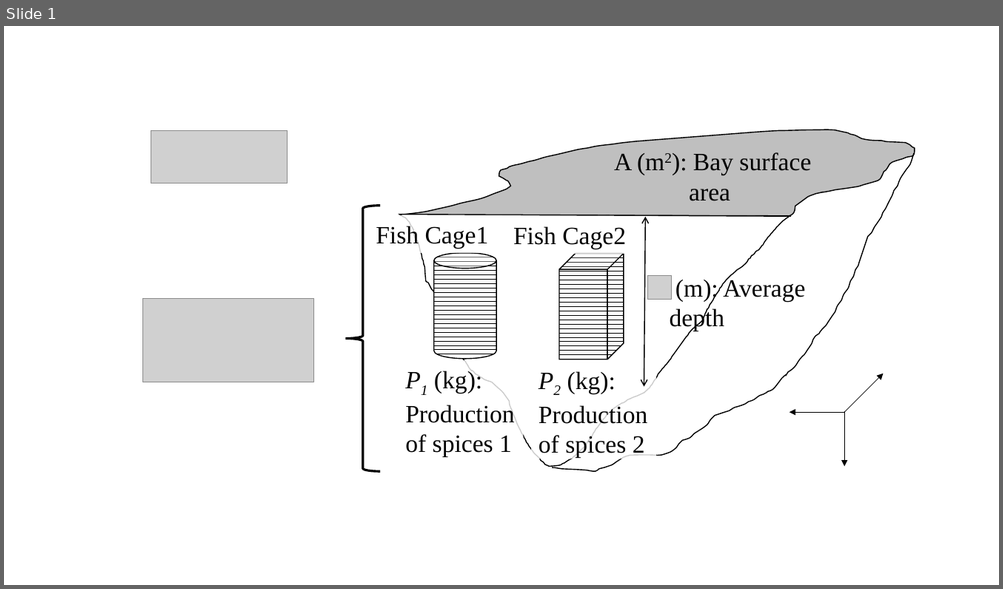
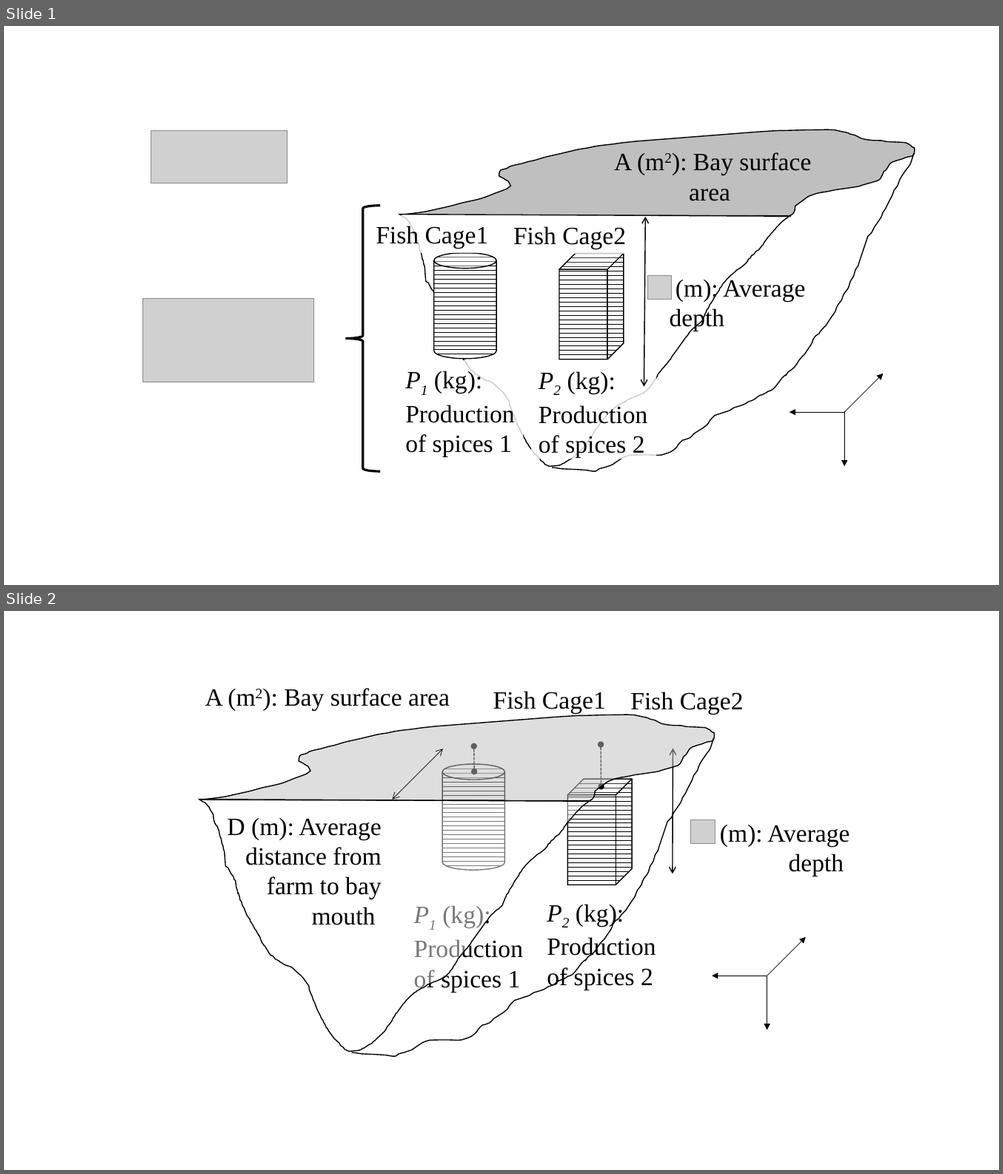
Before and after one commit to dlxiii/EAWOMEN2-2019, a slide deck: jsps/Presentation1.pptx. Shown one above the other, each under a label of ours: slide 1 before the commit, slides 1 and 2 after it. The pictures are 1003x589 and 1003x1174 pixels, drawn with LibreOffice and Linux fonts; fonts in the diff are those of the drawing; grey boxes stand for pictures. Boxes give left, top, right and bottom in pixels: in the first picture for what was removed or moved away, otherwise in the second. Text is boxed around its words. In the diff, an @@ line names an element or a change of style, - is before the commit and + after.

```diff
--- a/jsps/Presentation1.pptx
+++ b/jsps/Presentation1.pptx
@@ slide 2 added at [4, 611, 999, 1170], background #FFFFFF @@
@@ text added at [205, 688, 449, 710], 24 pt, text #000000 @@
+A (m2): Bay surface area
@@ rectangle added at [486, 681, 638, 718], fill #FFFFFF at 80% opacity, 24 pt, text #000000 @@
+Fish Cage1
@@ text added at [630, 692, 743, 714], 24 pt, text #000000 @@
+Fish Cage2
@@ freeform shape added at [196, 704, 719, 833], fill #BFBFBF at 50% opacity, outline #000000 1 pt @@
@@ freeform shape added at [352, 738, 714, 1057], outline #000000 1 pt @@
@@ double arrow added from (392, 800) to (443, 749), #000000 0.5 pt @@
@@ group added at [414, 764, 655, 992]: 2 texts, 1 cube, 1 cylinder @@
+P1 (kg):
+Production of spices 1
+P2 (kg):
+Production of spices 2
@@ double arrow added from (474, 746) to (474, 772), #000000 1 pt dashed @@
@@ double arrow added from (601, 744) to (601, 786), #000000 1 pt dashed @@
@@ double arrow added from (672, 749) to (672, 874), #000000 1 pt @@
@@ freeform shape added at [199, 800, 591, 1052], fill #FFFFFF at 47% opacity, outline #000000 1 pt @@
@@ text added at [227, 818, 381, 925], 24 pt, text #000000 @@
+D (m): Average distance from farm to bay mouth
@@ picture added at [691, 820, 715, 844] @@
@@ text added at [720, 825, 849, 877], 24 pt, text #000000 @@
+(m): Average depth
@@ arrow added from (767, 976) to (805, 937), #000000 0.5 pt @@
@@ arrow added from (766, 976) to (712, 976), #000000 0.5 pt @@
@@ arrow added from (767, 976) to (767, 1031), #000000 0.5 pt @@
```
Also in this commit, not shown: 1 other slide added.
